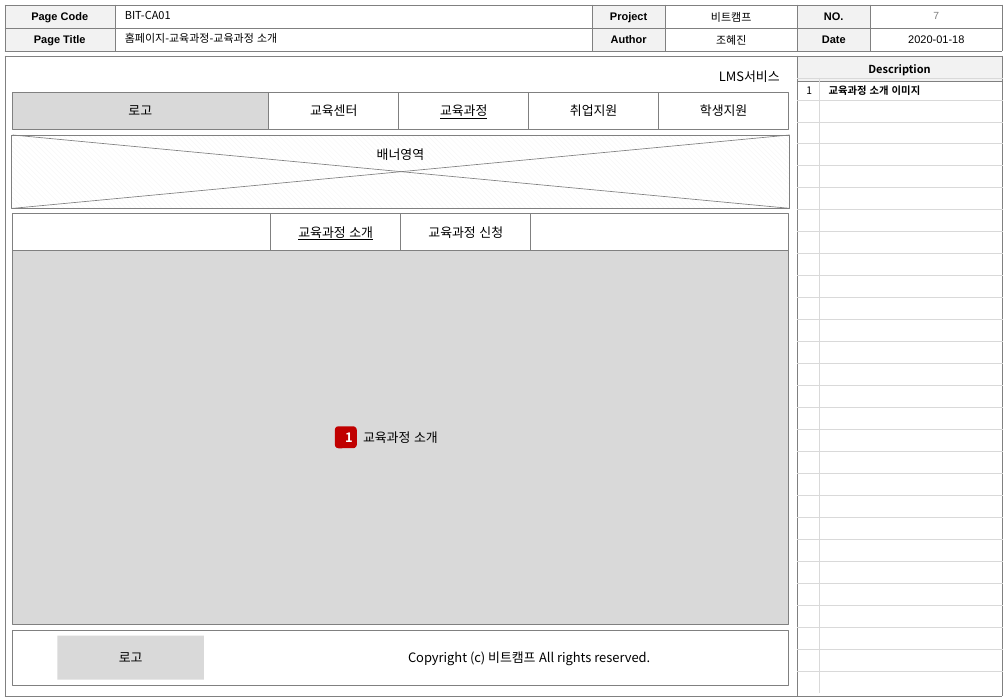
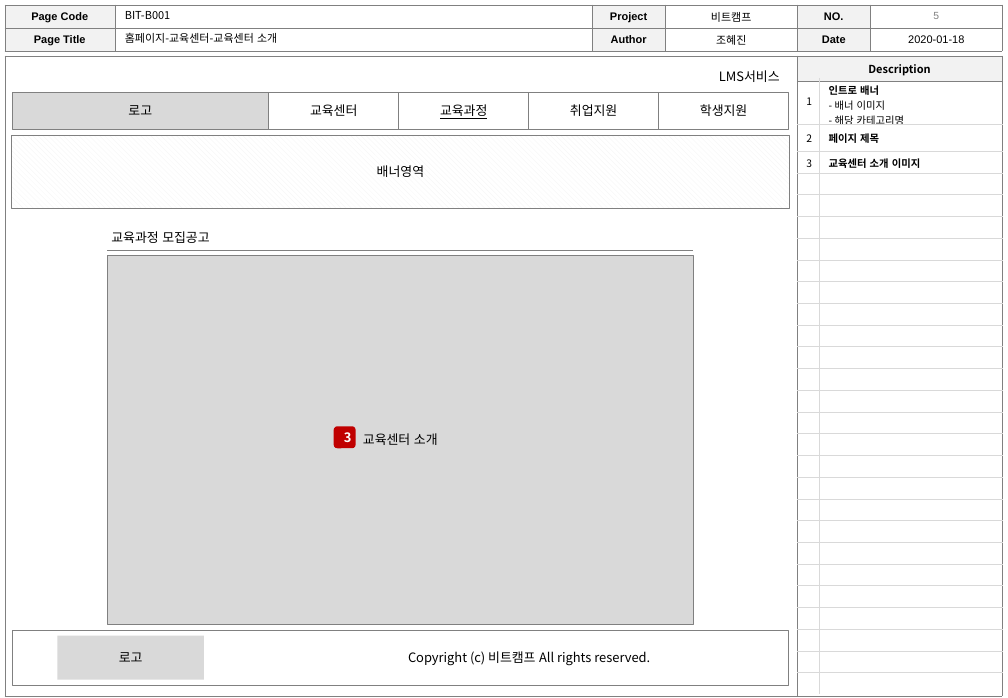
Before and after one commit to h62j8n/bitcamp_lms, a slide deck: slide 5 of storyboard.ver1.3.pptx (slide 7 before the commit). Drawn at 1008x698 pixels with LibreOffice and Linux fonts; fonts in the diff are those of the drawing. Boxes give left, top, right and bottom in pixels: in the first picture for what was removed or moved away, otherwise in the second. Text is boxed around its words. In the diff, an @@ line names an element or a change of style, - is before the commit and + after.

```diff
--- a/storyboard.ver1.3.pptx
+++ b/storyboard.ver1.3.pptx
@@ text at [125, 11, 171, 19]: text changed @@
-BIT-CA01
+BIT-B001
@@ page number at [933, 12, 939, 19]: text changed @@
-7
+5
@@ text at [125, 33, 277, 43]: text changed @@
-홈페이지-교육과정-교육과정 소개
+홈페이지-교육센터-교육센터 소개
@@ table at [798, 78, 1003, 694] @@
-row 1: 1 | 교육과정 소개 이미지
+row 1: 1 | 인트로 배너 / - 배너 이미지 / - 해당 카테고리명
+row 2: 2 | 페이지 제목
+row 3: 3 | 교육센터 소개 이미지
-row 26:  | 
-row 27:  | 
-row 28:  | 
@@ line removed from (13, 208) to (790, 135) @@
@@ text "배너영역": place and size @@
-text "배너영역" at [377, 148, 424, 160]
+text "배너영역" at [377, 165, 424, 177]
@@ rectangle removed at [12, 214, 789, 250] @@
@@ text added at [111, 231, 209, 243], 10 pt, text #000000 @@
+교육과정 모집공고
@@ rectangle removed at [271, 214, 401, 250] @@
-교육과정 소개
@@ rectangle removed at [401, 214, 531, 250] @@
-교육과정 신청
@@ rectangle "교육센터 소개": place and size @@
-rectangle "교육센터 소개" at [12, 250, 789, 624]
+rectangle "교육센터 소개" at [107, 255, 693, 624]
@@ line moved from (790, 208) - (13, 135) to (107, 250) - (693, 250) @@
@@ text in rounded rectangle at [344, 432, 352, 442]: text changed @@
-1
+3
@@ text in rectangle at [363, 433, 438, 445]: text changed @@
-교육과정 소개
+교육센터 소개
```
Also in this commit, not shown: 13 other slides changed, 12 slides added, 2 slides removed.
